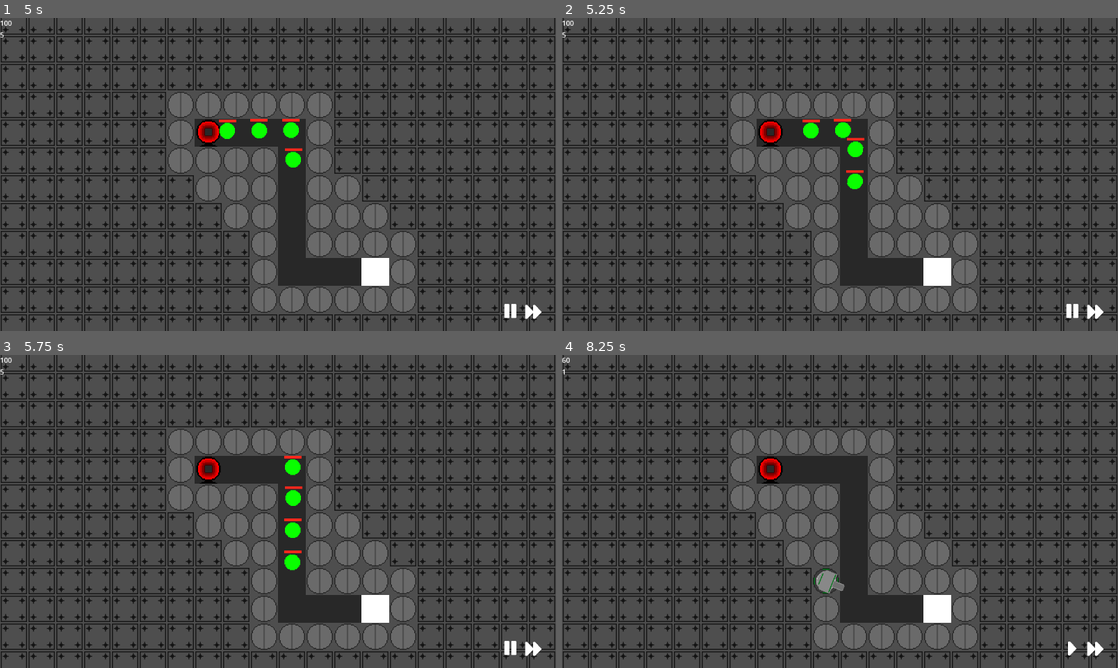
Above: before the commit, frames 1-4 (two rows, left to right).
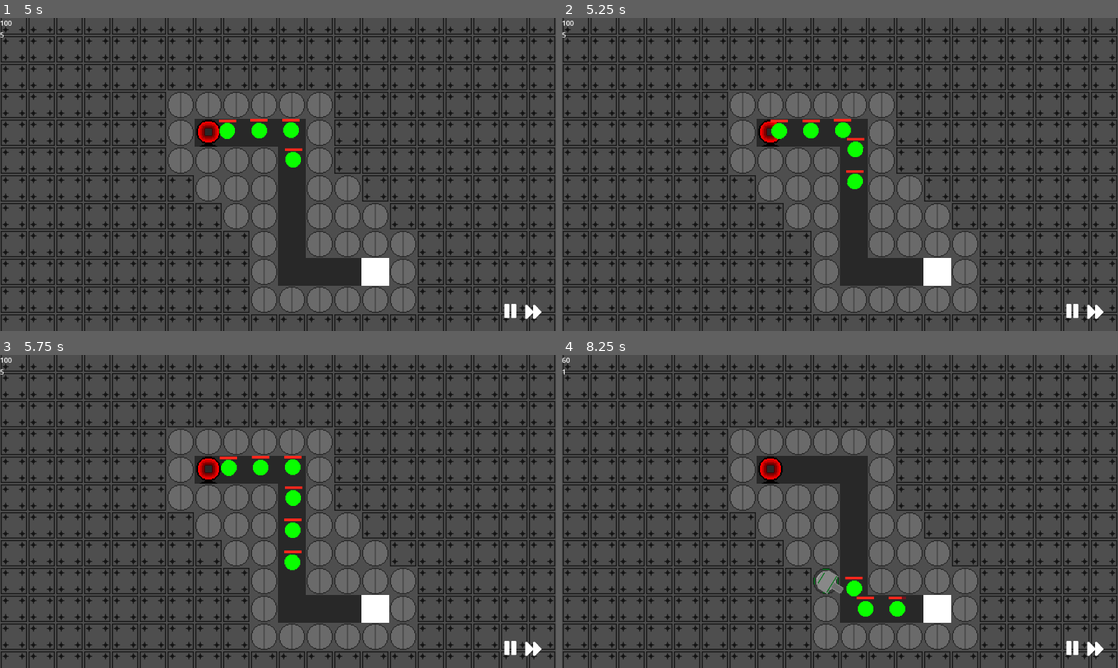
Above: after the commit, the same moments.

Repository: AdamBortt/2DTD
Game: Godot game, scene res://Scenes/scene_handler.tscn
The game is run twice, just before and just after one commit, with the same random seed, the same clock (stepped at 60 frames per second) and the same inputs.
Inputs (mouse positions are in pixels of both pictures, inside the frame that each line leads up to):
- Up to frame 1 (5 s): click (278, 99) at 0.5 s; click (533, 312) at 1.25 s; click (533, 312) at 2 s; click (533, 312) at 2.75 s; click (511, 312) at 3.5 s; move the mouse to (400, 158) at 4.27 s; click (400, 158) at 4.35 s
- Up to frame 2 (5.25 s): move the mouse to (728, 190) at 5.02 s; click (728, 190) at 5.1 s
- Up to frame 3 (5.75 s): no input
- Up to frame 4 (8.25 s): move the mouse to (895, 442) at 5.77 s; right-click (895, 442) at 5.85 s; click (895, 442) at 6.05 s; move the mouse to (812, 574) at 6.52 s; click (812, 574) at 6.6 s; click (801, 555) at 7.25 s; move the mouse to (1006, 558) at 8.02 s; click (1006, 558) at 8.1 s

Frame 1 is identical in both runs. In frame 2, 0.1% of the frame differs, in the area x 37-41%, y 32-39%; in frame 3, 0.3%; in frame 4, 0.6%, in the area x 45-93%, y 68-96%.

Commit message:
Added wave scaling to wave 5

Diff:
--- a/Scenes/Levels/level_1.gd
+++ b/Scenes/Levels/level_1.gd
@@ -1,6 +1,35 @@
 extends Node2D
 
+var scaled_normal_hp = GameData.enemy_data["normal_1"]["hp"]
+var scaled_normal_number
 signal lose_hp()
+
+func wave_setup(wave_number):
+	var wave_data = []
+	match wave_number:
+		1:
+			scaled_normal_hp = 40
+			scaled_normal_number = 7
+		2:
+			scaled_normal_hp = 60
+			scaled_normal_number = 10
+		3:
+			scaled_normal_hp = 70
+			scaled_normal_number = 11
+		4:
+			scaled_normal_hp = 100
+			scaled_normal_number = 12
+		5:
+			scaled_normal_hp = 140
+			scaled_normal_number = 15
+		_:
+			scaled_normal_hp = 140
+			scaled_normal_number = 15
+
+	GameData.enemy_data["normal_1"]["hp"] = scaled_normal_hp
+	for i in range(scaled_normal_number):
+		wave_data.append(["Normal_1", 0.7])
+	return wave_data
 
 func _on_base_body_entered(body):
 	if body is CharacterBody2D:
--- a/Scenes/Turrets/all_turrets.gd
+++ b/Scenes/Turrets/all_turrets.gd
@@ -73,7 +73,6 @@
 
 func _on_range_body_entered(body):
 	enemy_array.append(body.get_parent())
-	print(enemy_array)
 
 func _on_range_body_exited(body):
 	enemy_array.erase(body.get_parent())
--- a/Scenes/game_scene.gd
+++ b/Scenes/game_scene.gd
@@ -37,7 +37,7 @@
 		var mouse_position = get_global_mouse_position()
 		var current_tile = map_node.get_node("TileMap").local_to_map(mouse_position)
 		var tile_position = map_node.get_node("TileMap").map_to_local(current_tile)
-		print(map_node.get_node("TileMap").get_cell_source_id(0, current_tile))
+		print("Tile id: ", map_node.get_node("TileMap").get_cell_source_id(0, current_tile))
 		if map_node.get_node("TileMap").get_cell_source_id(0, current_tile) == 1 && build_state == false:
 			build_location = tile_position
 			build_tile = current_tile
@@ -88,9 +88,11 @@
 	spawn_enemies(wave_data)
 
 func reterieve_wave_data():
-	var wave_data = [["Normal_1", 0.7], ["Normal_1", 0.7], ["Normal_1", 0.7], ["Normal_1", 0.7]]
 	current_wave += 1
+	var wave_data = map_node.wave_setup(current_wave)
 	enemies_in_wave = wave_data.size()
+	print("current_wave: ", current_wave)
+	print("Wave started! wave_data: ", wave_data)
 	return wave_data
 
 func spawn_enemies(wave_data):
--- a/Scenes/game_scene.tscn
+++ b/Scenes/game_scene.tscn
@@ -1,7 +1,8 @@
-[gd_scene load_steps=8 format=3 uid="uid://dut6ggmilhpsk"]
+[gd_scene load_steps=9 format=3 uid="uid://dut6ggmilhpsk"]
 
+[ext_resource type="Script" path="res://Scenes/game_scene.gd" id="1_h2hyp"]
 [ext_resource type="PackedScene" uid="uid://cbjgxgvyqmjm4" path="res://Scenes/Levels/level_1.tscn" id="1_jbi5k"]
-[ext_resource type="Script" path="res://Scenes/game_scene.gd" id="1_tkd0n"]
+[ext_resource type="Script" path="res://Scenes/wave_scaling.gd" id="1_qglj4"]
 [ext_resource type="PackedScene" uid="uid://d3h0uar3ogx2a" path="res://Scenes/GUI/Purchase.tscn" id="3_2bds7"]
 [ext_resource type="Texture2D" uid="uid://caqyk0fvsgklv" path="res://Assets/UI/Interface/right.png" id="4_lsg41"]
 [ext_resource type="Script" path="res://Scenes/UI.gd" id="4_rewwy"]
@@ -9,12 +10,16 @@
 [ext_resource type="Texture2D" uid="uid://chuferr4ycl6m" path="res://Assets/UI/Interface/fastForward.png" id="6_hk3vy"]
 
 [node name="GameScene" type="Node2D"]
-script = ExtResource("1_tkd0n")
+process_mode = 1
+script = ExtResource("1_h2hyp")
 
 [node name="Level1" parent="." instance=ExtResource("1_jbi5k")]
 
 [node name="Purchase" parent="." instance=ExtResource("3_2bds7")]
 visible = false
+
+[node name="Wave_scaling" type="Node" parent="."]
+script = ExtResource("1_qglj4")
 
 [node name="UI" type="CanvasLayer" parent="."]
 script = ExtResource("4_rewwy")
--- /dev/null
+++ b/Scenes/wave_scaling.gd
@@ -0,0 +1,5 @@
+extends Node
+
+func enemies_scaling(current_wave, first_wave):
+
+	return first_wave
